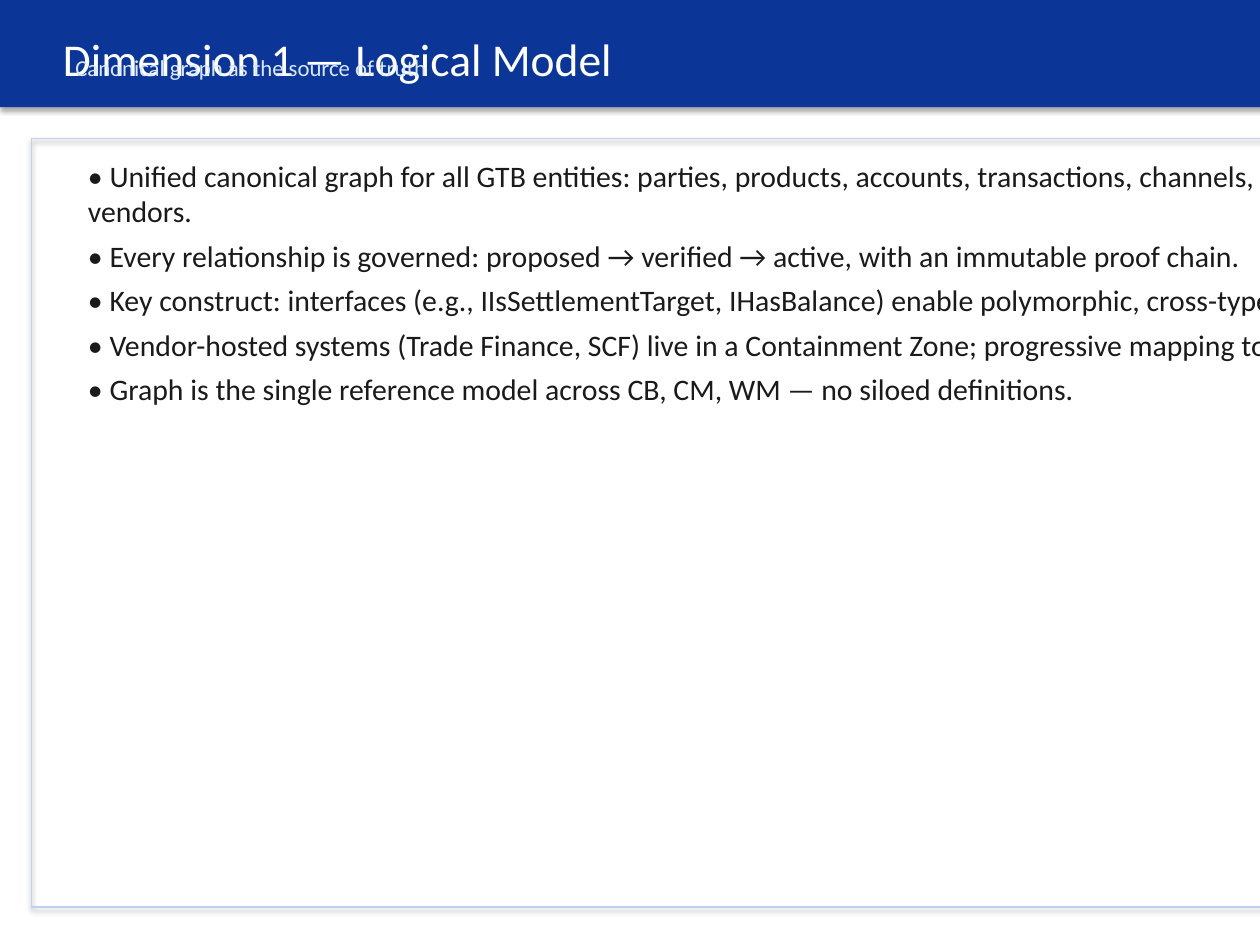
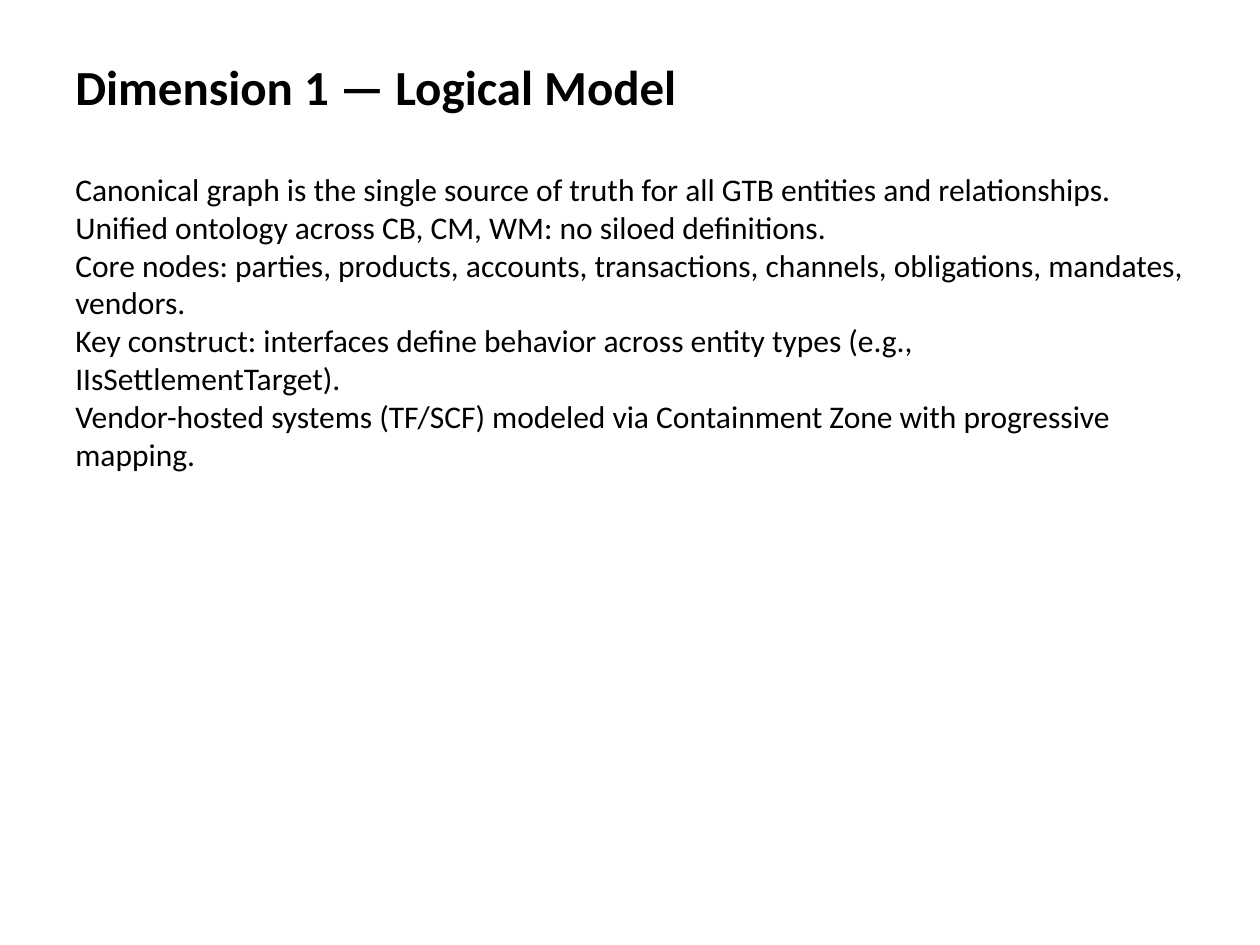
Before and after one commit to danielssonn/dataarch, a slide deck: slide 3 of artifacts/github-export/presentations/leadership-blueprint-presentation.pptx. Drawn at 1260x945 pixels with LibreOffice and Linux fonts; fonts in the diff are those of the drawing. Boxes give left, top, right and bottom in pixels: in the first picture for what was removed or moved away, otherwise in the second. Text is boxed around its words. In the diff, an @@ line names an element or a change of style, - is before the commit and + after.

```diff
--- a/artifacts/github-export/presentations/leadership-blueprint-presentation.pptx
+++ b/artifacts/github-export/presentations/leadership-blueprint-presentation.pptx
@@ text "Dimension 1 — Logical Model": place and size @@
-text "Dimension 1 — Logical Model" at [0, 0, 1260, 107]
+text "Dimension 1 — Logical Model" at [75, 70, 676, 114]
@@ text "Dimension 1 — Logical Model" at [75, 70, 676, 114]: size 26 to 28 pt, text colour #FFFFFF to #000000, bold on; vertical alignment middle to top; fill #0B3698 to none; shadow off @@
@@ text removed at [75, 57, 426, 83] @@
-Canonical graph as the source of truth
@@ rectangle removed at [32, 139, 1260, 907] @@
@@ text at [75, 179, 1182, 472]: text changed; size 17 to 18 pt; text colour #1A1A1A to #000000 @@
-• Unified canonical graph for all GTB entities: parties, products, accounts, transactions, channels, obligations, mandates, vendors.
-• Every relationship is governed: proposed → verified → active, with an immutable proof chain.
-• Key construct: interfaces (e.g., IIsSettlementTarget, IHasBalance) enable polymorphic, cross-type operations.
-• Vendor-hosted systems (Trade Finance, SCF) live in a Containment Zone; progressive mapping to canonical terms.
-• Graph is the single reference model across CB, CM, WM — no siloed definitions.
+Canonical graph is the single source of truth for all GTB entities and relationships.
+Unified ontology across CB, CM, WM: no siloed definitions.
+Core nodes: parties, products, accounts, transactions, channels, obligations, mandates, vendors.
+Key construct: interfaces define behavior across entity types (e.g., IIsSettlementTarget).
+Vendor-hosted systems (TF/SCF) modeled via Containment Zone with progressive mapping.
```
Also in this commit, not shown: 11 other slides changed, 1 slide added, 1 slide removed, 1 other file.
